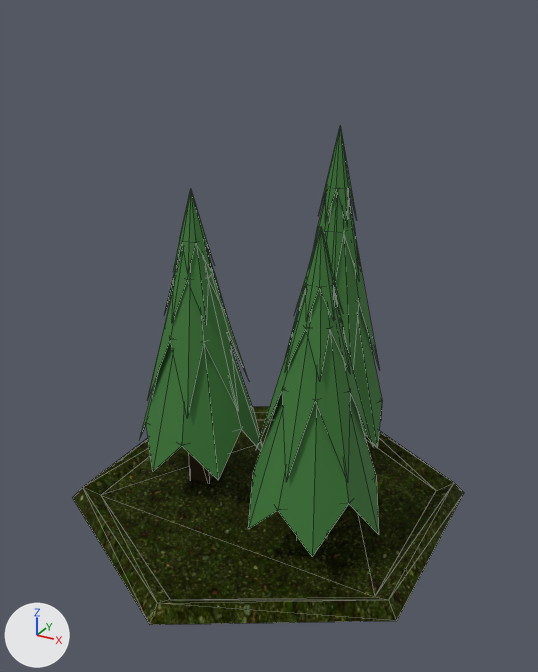
An edit to the glTF model src/modules/base/assets/forest.glb, drawn before and after from the same camera.
Both versions are drawn from a 50 mm lens placed at (1.53, -2.78, 2.28), pointed at (0.0, 0.0, 0.89). Every picture has the same lights, and +X, +Y and +Z are marked at lower left. The first picture is the older version. Mesh edges are drawn as thin lines. Where no turn or scale is listed for an object, it has been applied to the vertices.

In view in the first picture: 'HexagonTile.003', 'Tree.001', 'Tree.004', 'Tree.005'.
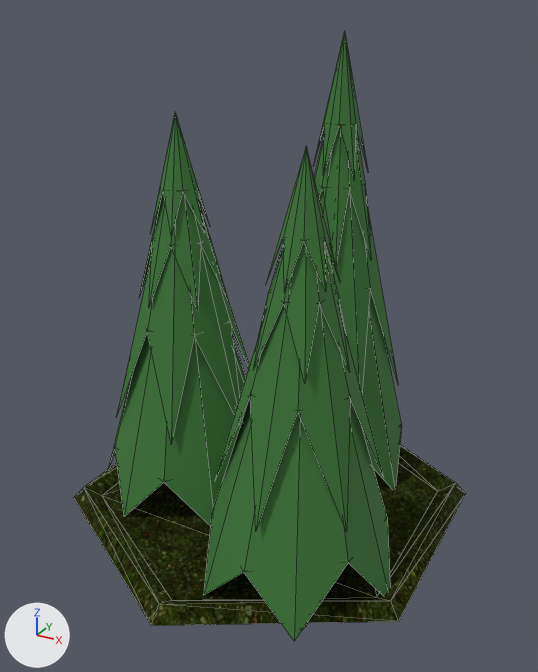
Commit message: Tweaks to forced perspective tiles

The change, as a list of edits to the scene's bpy script:
```text
Change ob_tree_001:
    ob_tree_001.location: (-0.378, -0.032, 0.671) -> (-0.408, -0.078, 0.671)
    ob_tree_001.scale: (1.31, 1.31, 2.0) -> (1.81, 1.81, 2.77)
Change ob_tree_004:
    ob_tree_004.location: (0.131, 0.444, 0.761) -> (0.139, 0.444, 0.761)
    ob_tree_004.scale: (1.31, 1.31, 2.0) -> (1.81, 1.81, 2.77)
Change ob_tree_005:
    ob_tree_005.location: (0.351, -0.216, 0.652) -> (0.362, -0.383, 0.652)
    ob_tree_005.scale: (1.31, 1.31, 2.0) -> (1.81, 1.81, 2.77)
Change ob_hexagontile_003:
    ob_hexagontile_003.location: (0.0, 11.176, 0.0) -> (0.008, 11.176, 0.0)
```

Location of each change, [x1, y1, x2, y2] in pixels of the pictures (538 x 672 px):
'Tree.005', moved, rescaled (43% wider, 49% taller)
    before: [249, 226, 379, 557]
    after: [204, 147, 390, 641]
'HexagonTile.003', moved
    before: [73, 406, 464, 625]
    after: [74, 445, 465, 626]
'Tree.001', moved, rescaled
    before: [139, 189, 262, 482]
    after: [108, 113, 250, 526]
'Tree.004', moved, rescaled
    before: [295, 127, 382, 448]
    after: [314, 31, 402, 488]
